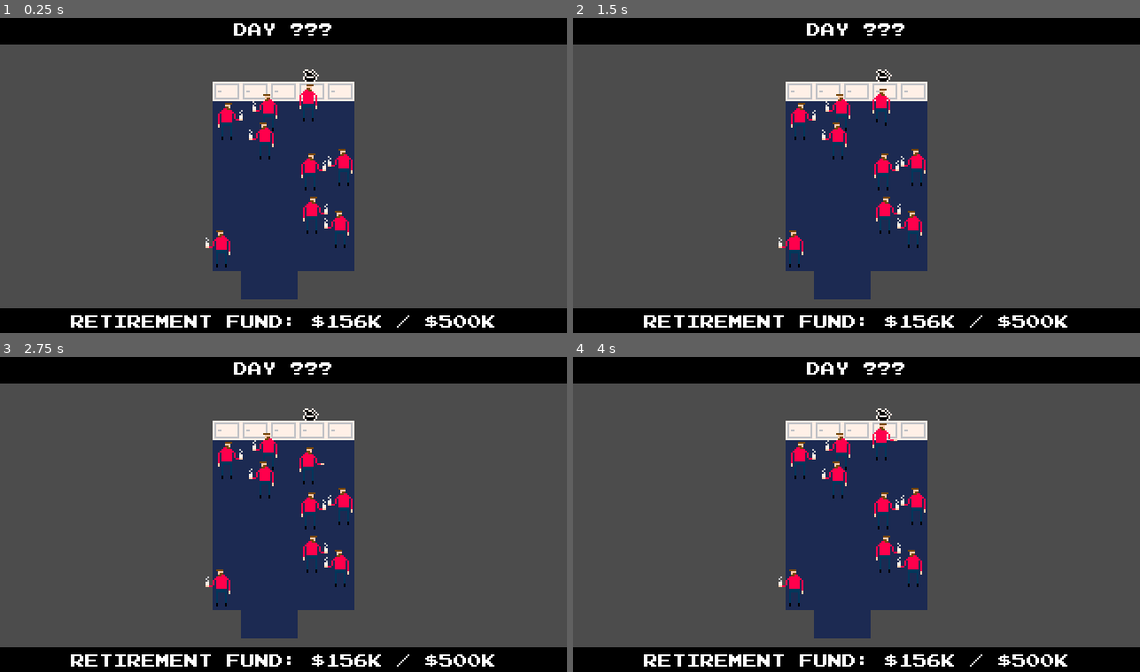
Above: before the commit, frames 1-4 (two rows, left to right).
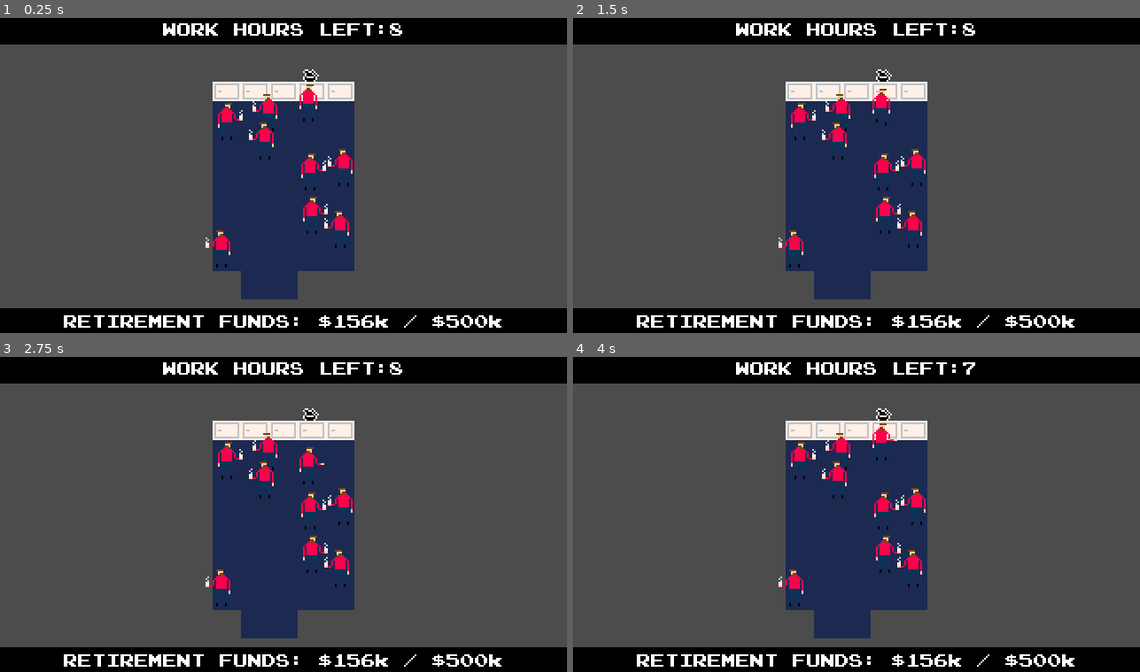
Above: after the commit, the same moments.

Repository: qhoang85/LD47
Game: Godot game, scene res://scenes/breakroom.tscn
The game is run twice, just before and just after one commit, with the same random seed, the same clock (stepped at 60 frames per second) and the same inputs. This scene is started directly instead of the project's main scene.
Inputs (mouse positions are in pixels of both pictures, inside the frame that each line leads up to):
- Up to frame 1 (0.25 s): no input
- Up to frame 2 (1.5 s): move the mouse to (981, 159) at 0.52 s; hold D (player_right) 0.53-1.28 s; hold Space (player_use) 0.53-1.28 s; click (981, 159) at 0.67 s; move the mouse to (743, 191) at 1.27 s; hold S (player_down) from 1.28 s (still down); tap Space (player_use) at 1.35 s
- Up to frame 3 (2.75 s): move the mouse to (340, 445) at 2.02 s; release S (player_down) at 2.03 s; hold D (player_right) from 2.03 s (still down); hold Space (player_use) from 2.03 s (still down)
- Up to frame 4 (4 s): move the mouse to (828, 577) at 2.77 s; release D (player_right) at 2.78 s; release Space (player_use) at 2.78 s; hold W (player_up) 2.78-3.53 s; tap Space (player_use) at 2.85 s; click (828, 577) at 2.92 s; move the mouse to (1026, 561) at 3.52 s; hold A (player_left) from 3.53 s (still down); hold Space (player_use) from 3.53 s (still down)

The runs differ from the first frame. In frame 1, 2.0% of the frame differs, in the area x 11-89%, y 1-99%; in frame 2, 2.0%; in frame 3, 2.0%; in frame 4, 2.0%.

Commit message:
finish

Diff:
--- a/menus/start_menu.tscn
+++ b/menus/start_menu.tscn
@@ -62,6 +62,7 @@
 
 [node name="Letter E" type="Position2D" parent="."]
 position = Vector2( 120, 56 )
+rotation = -0.174533
 
 [node name="Letter E" type="Sprite" parent="Letter E"]
 position = Vector2( 0, 8 )
--- a/project.godot
+++ b/project.godot
@@ -42,7 +42,7 @@
 sfx="*res://utils/sfx.tscn"
 signals="*res://utils/signals.gd"
 scene_transition="*res://utils/scene_transition.tscn"
-player_stats="*res://utils/player_stats.gd"
+player_stats="*res://utils/player_stats.tscn"
 
 [display]
 
--- a/scenes/bedroom.tscn
+++ b/scenes/bedroom.tscn
@@ -48,6 +48,7 @@
 
 [node name="SceneTransitioner" type="Area2D" parent="."]
 position = Vector2( 48.001, 79.3 )
+collision_layer = 0
 script = ExtResource( 5 )
 scene_path = "res://scenes/restroom.tscn"
 
--- a/scenes/breakroom.tscn
+++ b/scenes/breakroom.tscn
@@ -10,7 +10,9 @@
 [sub_resource type="RectangleShape2D" id=1]
 extents = Vector2( 17.0823, 6.85994 )
 
-[node name="Node2D" type="Node2D"]
+[node name="Work" type="Node2D" groups=[
+"work",
+]]
 position = Vector2( 120, 16 )
 
 [node name="TileMap" type="Node2D" parent="."]
@@ -75,6 +77,7 @@
 
 [node name="SceneTransitioner" type="Area2D" parent="."]
 position = Vector2( 32.17, 141.286 )
+collision_layer = 0
 script = ExtResource( 5 )
 scene_path = "res://scenes/office.tscn"
 
--- a/scenes/intro.tscn
+++ b/scenes/intro.tscn
@@ -17,7 +17,7 @@
 "times": PoolRealArray( 0, 2, 3, 6 ),
 "transitions": PoolRealArray( 1, 1, 1, 1 ),
 "update": 0,
-"values": [ 0.0, 0.375, 0.375, 1.0 ]
+"values": [ 0.0, 0.35, 0.35, 1.0 ]
 }
 tracks/1/type = "value"
 tracks/1/path = NodePath("Sprite:visible")
--- a/scenes/kitchen.tscn
+++ b/scenes/kitchen.tscn
@@ -1,15 +1,16 @@
-[gd_scene load_steps=6 format=2]
+[gd_scene load_steps=7 format=2]
 
 [ext_resource path="res://scripts/scene_transitioner.gd" type="Script" id=1]
 [ext_resource path="res://graphics/tileset.tres" type="TileSet" id=2]
 [ext_resource path="res://graphics/spriteset.tres" type="TileSet" id=3]
 [ext_resource path="res://prefabs/player.tscn" type="PackedScene" id=4]
+[ext_resource path="res://ui/ui.tscn" type="PackedScene" id=5]
 
 [sub_resource type="RectangleShape2D" id=1]
 extents = Vector2( 18.2932, 10 )
 
 [node name="Node2D" type="Node2D"]
-position = Vector2( 121.177, 51.402 )
+position = Vector2( 120, 50 )
 
 [node name="TileMap" type="Node2D" parent="."]
 
@@ -31,9 +32,23 @@
 
 [node name="SceneTransitioner" type="Area2D" parent="TileMap"]
 position = Vector2( 32.16, 80.049 )
+collision_layer = 0
 script = ExtResource( 1 )
 scene_path = "res://scenes/office.tscn"
 
 [node name="CollisionShape2D" type="CollisionShape2D" parent="TileMap/SceneTransitioner"]
 shape = SubResource( 1 )
+
+[node name="StaticBody2D" type="StaticBody2D" parent="."]
+position = Vector2( 1, 0 )
+collision_layer = 2
+collision_mask = 0
+
+[node name="CollisionPolygon2D" type="CollisionPolygon2D" parent="StaticBody2D"]
+polygon = PoolVector2Array( 14.823, 60.598, 14.823, 76.598, 46.823, 76.598, 46.823, 60.598, 62.823, 60.598, 62.823, 68.598, 54.823, 68.598, 54.823, 84.598, 6.823, 84.598, 6.823, 68.598, -1.177, 68.598, -1.177, 60.598 )
+
+[node name="CollisionPolygon2D2" type="CollisionPolygon2D" parent="StaticBody2D"]
+polygon = PoolVector2Array( 62.823, 68.598, 62.823, -3.402, -1.177, -3.402, -1.177, 68.598, -9.177, 68.598, -9.177, -11.402, 70.823, -11.402, 70.823, 68.598 )
+
+[node name="UI" parent="." instance=ExtResource( 5 )]
 [connection signal="body_entered" from="TileMap/SceneTransitioner" to="TileMap/SceneTransitioner" method="_on_body_entered"]
--- a/scenes/office.tscn
+++ b/scenes/office.tscn
@@ -1,15 +1,18 @@
-[gd_scene load_steps=7 format=2]
+[gd_scene load_steps=8 format=2]
 
 [ext_resource path="res://graphics/spriteset.tres" type="TileSet" id=1]
 [ext_resource path="res://graphics/tileset.tres" type="TileSet" id=2]
 [ext_resource path="res://prefabs/player.tscn" type="PackedScene" id=3]
 [ext_resource path="res://prefabs/drone.tscn" type="PackedScene" id=4]
 [ext_resource path="res://scripts/scene_transitioner.gd" type="Script" id=5]
+[ext_resource path="res://ui/ui.tscn" type="PackedScene" id=6]
 
 [sub_resource type="RectangleShape2D" id=1]
 extents = Vector2( 27.9615, 10 )
 
-[node name="Node2D" type="Node2D"]
+[node name="Work" type="Node2D" groups=[
+"work",
+]]
 position = Vector2( 50, 30 )
 
 [node name="TileMap" type="Node2D" parent="."]
@@ -46,10 +49,20 @@
 position = Vector2( 160.442, 20.0863 )
 
 [node name="SceneTransitioner" type="Area2D" parent="."]
+collision_layer = 0
 script = ExtResource( 5 )
 scene_path = "res://scenes/breakroom.tscn"
 
 [node name="CollisionShape2D" type="CollisionShape2D" parent="SceneTransitioner"]
 position = Vector2( 103.176, 127.393 )
 shape = SubResource( 1 )
+
+[node name="StaticBody2D" type="StaticBody2D" parent="."]
+collision_layer = 2
+collision_mask = 0
+
+[node name="CollisionPolygon2D" type="CollisionPolygon2D" parent="StaticBody2D"]
+polygon = PoolVector2Array( 230, -14, 230, 106, 134, 106, 134, 138, 70, 138, 70, 106, -10, 106, -10, -14, 222, -14, 222, 2, -2, 2, -2, 98, 78, 98, 78, 130, 126, 130, 126, 98, 222, 98, 222, -22, 230, -22 )
+
+[node name="UI" parent="." instance=ExtResource( 6 )]
 [connection signal="body_entered" from="SceneTransitioner" to="SceneTransitioner" method="_on_body_entered"]
--- a/scenes/restroom.tscn
+++ b/scenes/restroom.tscn
@@ -54,6 +54,7 @@
 
 [node name="SceneTransitioner" type="Area2D" parent="."]
 position = Vector2( 61.793, 55.758 )
+collision_layer = 0
 script = ExtResource( 6 )
 scene_path = "res://scenes/kitchen.tscn"
 
--- a/scripts/ending.gd
+++ b/scripts/ending.gd
@@ -18,7 +18,6 @@
 	end_mode = ending.values()[(randi() % ending.size())]
 	buttons.visible = false
 	end.visible = false
-	music.play_song("song01")
 
 	match end_mode:
 		ending.DOCTOR:
--- a/scripts/scene_transitioner.gd
+++ b/scripts/scene_transitioner.gd
@@ -5,4 +5,7 @@
 
 
 func _on_body_entered(body):
+	scene_transition.right_in()
+	yield(scene_transition.animation_player, "animation_finished")
+	scene_transition.right_out()
 	get_tree().change_scene(scene_path)
--- a/ui/stats_bar.tscn
+++ b/ui/stats_bar.tscn
@@ -12,7 +12,7 @@
 "_edit_use_anchors_": false
 }
 
-[node name="Day" type="ColorRect" parent="."]
+[node name="Hour" type="ColorRect" parent="."]
 margin_right = 320.0
 margin_bottom = 16.0
 color = Color( 0, 0, 0, 1 )
@@ -20,12 +20,11 @@
 "_edit_use_anchors_": false
 }
 
-[node name="Day" type="Label" parent="Day"]
+[node name="Hour" type="Label" parent="Hour"]
 anchor_right = 1.0
 anchor_bottom = 1.0
 margin_top = 3.0
 custom_fonts/font = ExtResource( 1 )
-text = "DAY ???"
 align = 1
 __meta__ = {
 "_edit_use_anchors_": false
--- a/ui/top.gd
+++ b/ui/top.gd
@@ -1,14 +1,24 @@
 extends Control
 
-onready var day = $Day/Day
+onready var work_time = $Hour/Hour
 onready var funds = $Funds/Funds
 
 
 func _ready():
-#	update_stats_bar()
-	pass
+	signals.connect("update_work_time", self, "on_update_work_time")
+	if get_parent().get_parent().is_in_group("work"):
+		work_time.visible = true
+		if player_stats.timer.is_stopped():
+			player_stats.start_work_time()
+	else:
+		work_time.visible = false
+	update_stats_bar()
 
 
 func update_stats_bar():
-	day.set_text("Day:" + str(player_stats.day))
-	funds.set_text("$" + str(player_stats.funds) + "/" + "$" + str(player_stats.goal))
+	work_time.set_text("WORK HOURS LEFT:" + str(player_stats.hours))
+	funds.set_text("RETIREMENT FUNDS: $" + str(player_stats.funds) + "k / " + "$" + str(player_stats.goal) + "k")
+
+
+func on_update_work_time():
+	update_stats_bar()
--- a/utils/player_stats.gd
+++ b/utils/player_stats.gd
@@ -1,12 +1,36 @@
 extends Node
 
+onready var timer = $work_timer
+onready var minute_timer = $minute_timer
 
-var day = 1
-var funds = 1000
-var goal = 100000
+var funds = 156
+var goal = 500
+var work_time = 30
+var hours = 8
 
 
 func reset_stats():
-	day = 1
-	funds = 1000
-	goal = 100000
+	funds = 156
+	goal = 500
+	work_time = 30
+	hours = 8
+
+
+func start_work_time():
+	timer.start()
+	minute_timer.start()
+
+
+func _on_minute_timer_timeout():
+	if hours == 0:
+		minute_timer.stop()
+	else:
+		hours -= 1
+		signals.emit_signal("update_work_time")
+
+
+func _on_work_timer_timeout():
+	scene_transition.right_in()
+	yield(scene_transition.animation_player, "animation_finished")
+	scene_transition.right_out()
+	get_tree().change_scene("res://scenes/ending.tscn")
--- /dev/null
+++ b/utils/player_stats.tscn
@@ -0,0 +1,15 @@
+[gd_scene load_steps=2 format=2]
+
+[ext_resource path="res://utils/player_stats.gd" type="Script" id=1]
+
+[node name="PlayerStats" type="Node"]
+script = ExtResource( 1 )
+
+[node name="work_timer" type="Timer" parent="."]
+wait_time = 30.0
+one_shot = true
+
+[node name="minute_timer" type="Timer" parent="."]
+wait_time = 3.75
+[connection signal="timeout" from="work_timer" to="." method="_on_work_timer_timeout"]
+[connection signal="timeout" from="minute_timer" to="." method="_on_minute_timer_timeout"]
--- a/utils/signals.gd
+++ b/utils/signals.gd
@@ -2,3 +2,5 @@
 
 signal enter_shower
 signal exit_shower
+
+signal update_work_time
